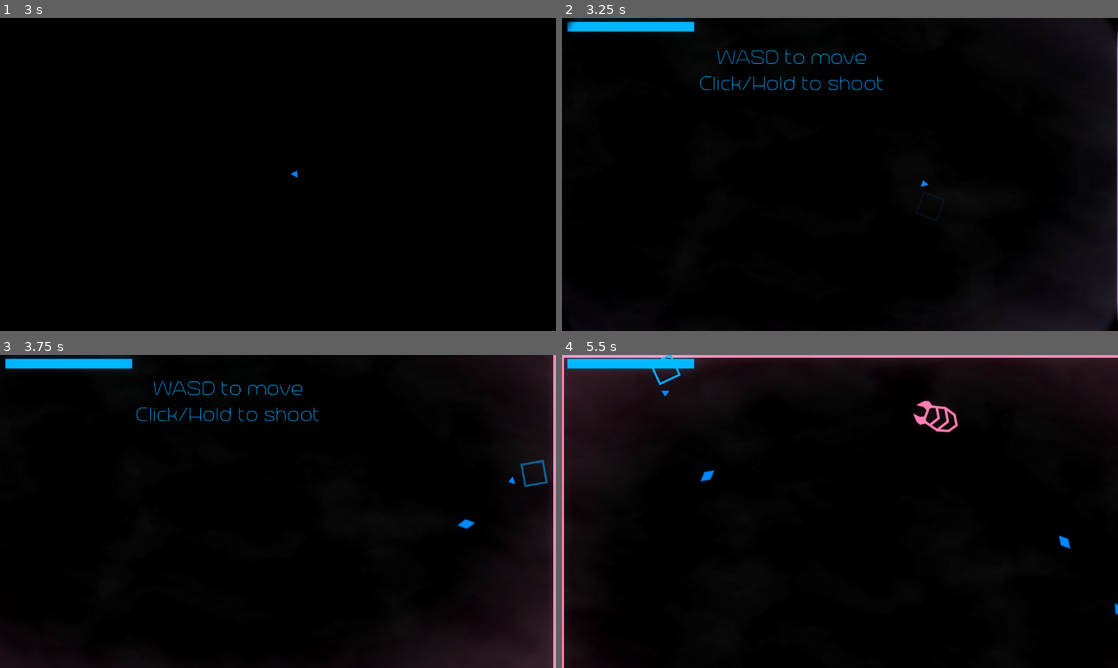
Above: before the commit, frames 1-4 (two rows, left to right).
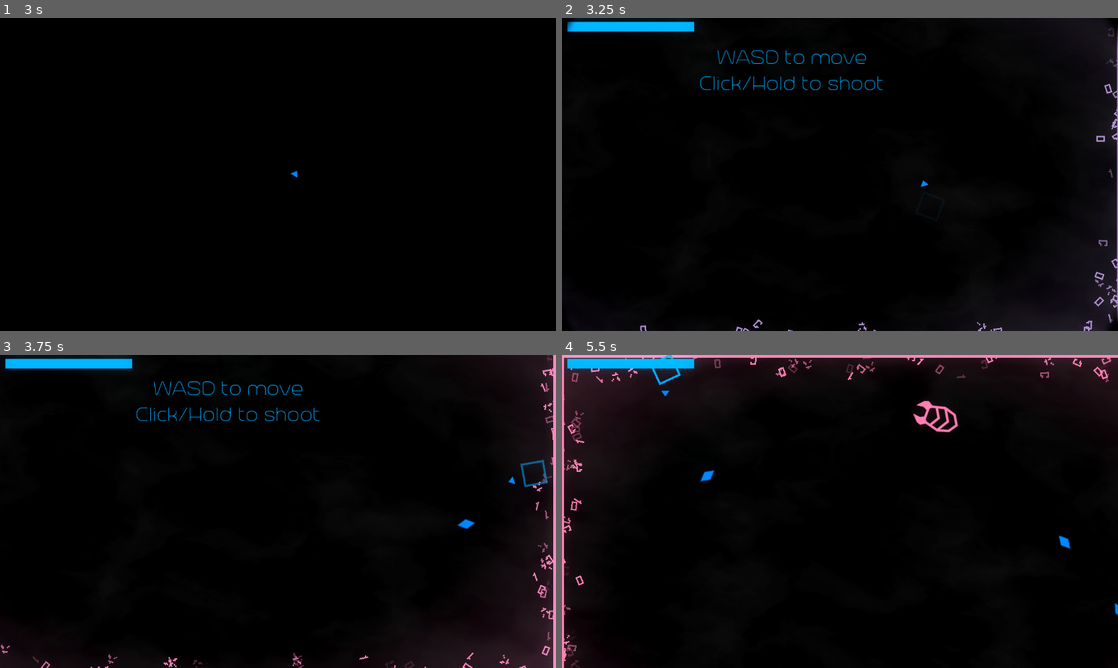
Above: after the commit, the same moments.

Repository: ArandomPsi/campfirejamthingy
Game: Godot game, scene res://scenes/titlescreen.tscn
Two runs of this game, one before a commit and one after it. Both use one fixed random seed, a clock stepped at 60 frames per second and the inputs below.
Inputs (mouse positions are in pixels of both pictures, inside the frame that each line leads up to):
- Up to frame 1 (3 s): move the mouse to (400, 158) at 0.52 s; press the mouse at (400, 158) at 0.53 s; hold D (right) 0.53-1.28 s; move the mouse to (166, 190) at 1.27 s; release the mouse at (166, 190) at 1.28 s; hold S (down) 1.28-2 s; click (166, 190) at 1.35 s; click (300, 293) at 2 s; move the mouse to (333, 105) at 2.77 s; press the mouse at (333, 105) at 2.78 s; hold D (right) from 2.78 s (still down)
- Up to frame 2 (3.25 s): keep holding D (right)
- Up to frame 3 (3.75 s): move the mouse to (250, 574) at 3.52 s; release D (right) at 3.53 s; release the mouse at (250, 574) at 3.53 s; hold W (up) from 3.53 s (still down); click (250, 574) at 3.6 s
- Up to frame 4 (5.5 s): move the mouse to (1006, 558) at 4.27 s; release W (up) at 4.28 s; press the mouse at (1006, 558) at 4.28 s; hold A (left) from 4.28 s (still down); move the mouse to (673, 464) at 5.02 s; release the mouse at (673, 464) at 5.03 s; click (673, 464) at 5.1 s

Frame 1 is identical in both runs. In frame 2, 0.4% of the frame differs, in the area x 14-100%, y 3-100%; in frame 3, 0.6%; in frame 4, 0.9%, in the area x 0-99%, y 0-100%.

Commit message:
Add matrix texture and particle effects
Add assets/matrix.png and its import settings, then add a matrix-themed GPU particle effect to testmap.tscn (four GPUParticles2D nodes) with new CanvasItemMaterial, gradients, and ParticleProcessMaterials. Update testmap's ext_resources and load_steps accordingly. Also adjust signal connection lines in player.tscn to ensure the _on_pressed handlers are connected for the HUD upgrade buttons while preserving the finished connections.

Diff:
--- a/scenes/testmap.tscn
+++ b/scenes/testmap.tscn
@@ -7,6 +7,7 @@
 [ext_resource type="Texture2D" uid="uid://c5rrkg2w5ppnv" path="res://assets/Flame.png" id="4_acq1j"]
 [ext_resource type="Shader" path="res://shaders/fog.gdshader" id="4_ao6g4"]
 [ext_resource type="Texture2D" uid="uid://bs1vfkdliq6an" path="res://assets/computer chip_chest (1).svg" id="6_hbqqa"]
+[ext_resource type="Texture2D" uid="uid://dwy3k0loy8dj3" path="res://assets/matrix.png" id="6_s4dqw"]
 [ext_resource type="FontFile" uid="uid://c80u6qswig48x" path="res://assets/TrenchThin-16R0.otf" id="7_syahy"]
 
 [sub_resource type="CanvasItemMaterial" id="CanvasItemMaterial_a5xd7"]
@@ -89,6 +90,49 @@
 fill_to = Vector2(0.8, 0.2)
 metadata/_snap_enabled = true
 
+[sub_resource type="CanvasItemMaterial" id="CanvasItemMaterial_5jpmn"]
+particles_animation = true
+particles_anim_h_frames = 4
+particles_anim_v_frames = 1
+particles_anim_loop = false
+
+[sub_resource type="Gradient" id="Gradient_7bosu"]
+offsets = PackedFloat32Array(0, 0.2119, 0.601253, 1)
+colors = PackedColorArray(1, 1, 1, 0, 1, 1, 1, 1, 1, 1, 1, 1, 1, 1, 1, 0)
+
+[sub_resource type="GradientTexture1D" id="GradientTexture1D_7hcq6"]
+gradient = SubResource("Gradient_7bosu")
+
+[sub_resource type="ParticleProcessMaterial" id="ParticleProcessMaterial_a3cv4"]
+particle_flag_disable_z = true
+emission_shape = 3
+emission_box_extents = Vector3(120, 5, 1)
+angle_min = -720.0
+angle_max = 720.0
+spread = 180.0
+initial_velocity_min = 5.0
+initial_velocity_max = 10.0
+gravity = Vector3(2.08165e-12, 2.08165e-12, 2.08165e-12)
+scale_min = 3.0
+scale_max = 3.0
+color_ramp = SubResource("GradientTexture1D_7hcq6")
+anim_offset_max = 1.0
+
+[sub_resource type="ParticleProcessMaterial" id="ParticleProcessMaterial_ri6w5"]
+particle_flag_disable_z = true
+emission_shape = 3
+emission_box_extents = Vector3(67.5, 5, 1)
+angle_min = -720.0
+angle_max = 720.0
+spread = 180.0
+initial_velocity_min = 5.0
+initial_velocity_max = 10.0
+gravity = Vector3(2.08165e-12, 2.08165e-12, 2.08165e-12)
+scale_min = 3.0
+scale_max = 3.0
+color_ramp = SubResource("GradientTexture1D_7hcq6")
+anim_offset_max = 1.0
+
 [sub_resource type="Environment" id="Environment_7yksg"]
 background_mode = 3
 background_canvas_max_layer = 1
@@ -200,6 +244,40 @@
 scale = Vector2(5.80357, 3.61607)
 texture = SubResource("GradientTexture2D_a13kp")
 
+[node name="matrixparticle" type="GPUParticles2D" parent="TileMap"]
+material = SubResource("CanvasItemMaterial_5jpmn")
+position = Vector2(113.75, 3.21429)
+amount = 50
+process_material = SubResource("ParticleProcessMaterial_a3cv4")
+texture = ExtResource("6_s4dqw")
+lifetime = 0.5
+
+[node name="matrixparticle2" type="GPUParticles2D" parent="TileMap"]
+material = SubResource("CanvasItemMaterial_5jpmn")
+position = Vector2(113.75, 143.393)
+amount = 50
+process_material = SubResource("ParticleProcessMaterial_a3cv4")
+texture = ExtResource("6_s4dqw")
+lifetime = 0.5
+
+[node name="matrixparticle3" type="GPUParticles2D" parent="TileMap"]
+material = SubResource("CanvasItemMaterial_5jpmn")
+position = Vector2(238.571, 74.1071)
+rotation = -1.5708
+amount = 50
+process_material = SubResource("ParticleProcessMaterial_ri6w5")
+texture = ExtResource("6_s4dqw")
+lifetime = 0.5
+
+[node name="matrixparticle4" type="GPUParticles2D" parent="TileMap"]
+material = SubResource("CanvasItemMaterial_5jpmn")
+position = Vector2(1.60715, 74.1071)
+rotation = -1.5708
+amount = 50
+process_material = SubResource("ParticleProcessMaterial_ri6w5")
+texture = ExtResource("6_s4dqw")
+lifetime = 0.5
+
 [node name="player" parent="." instance=ExtResource("2_j0t77")]
 position = Vector2(663, 531)
 
Binary file added: assets/matrix.png
Not shown, added: assets/matrix.png.import
Not shown: 1 places in scenes/player.tscn that only renumber resources
Not shown: 1 places in scenes/testmap.tscn that only renumber resources
